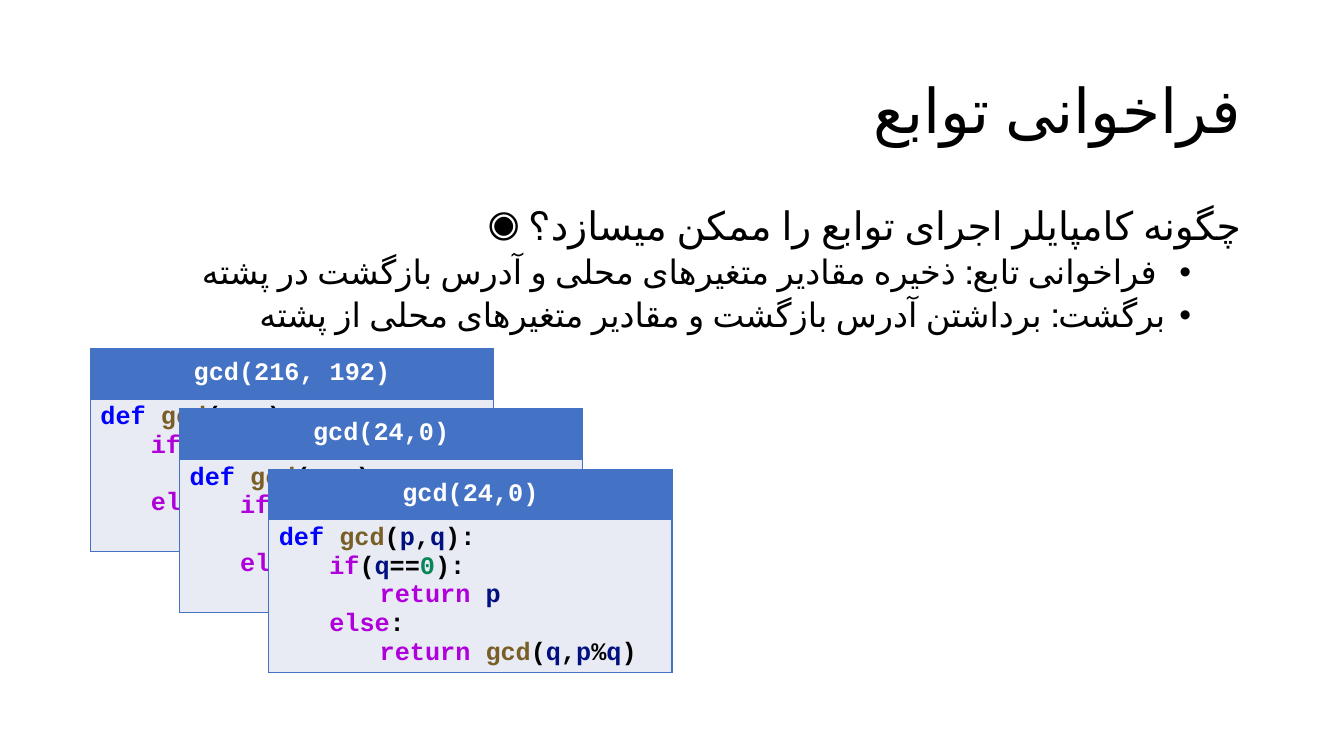
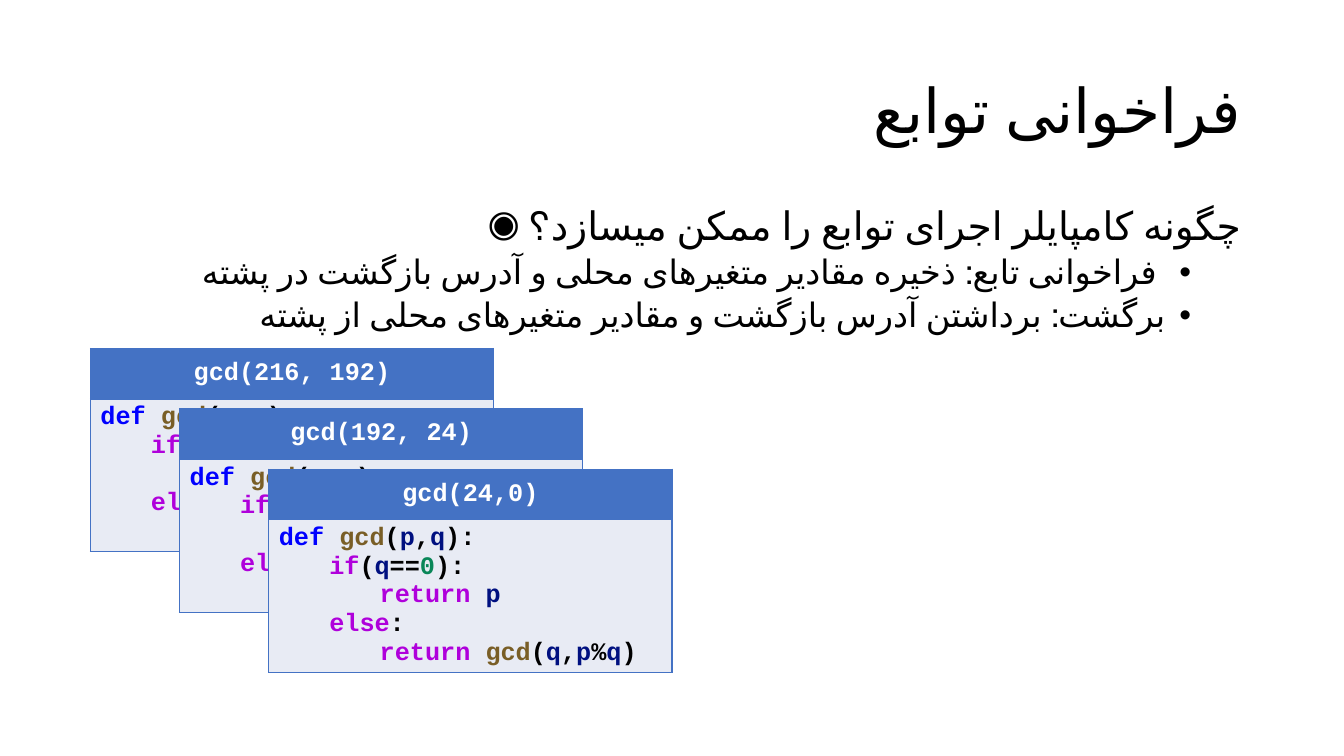
Before and after one commit to ayzoka/dsa, a slide deck: slide 7 of 3/3-1/Chap/Chap3-1.pptx. Drawn at 1344x756 pixels with LibreOffice and Linux fonts; fonts in the diff are those of the drawing. Boxes give left, top, right and bottom in pixels: in the first picture for what was removed or moved away, otherwise in the second. Text is boxed around its words. In the diff, an @@ line names an element or a change of style, - is before the commit and + after.

```diff
--- a/3/3-1/Chap/Chap3-1.pptx
+++ b/3/3-1/Chap/Chap3-1.pptx
@@ table at (179, 409, 583, 665) @@
-row 1, column 1: gcd(24,0)
+row 1, column 1: gcd(192, 24)
```
Also in this commit, not shown: 1 other file.
